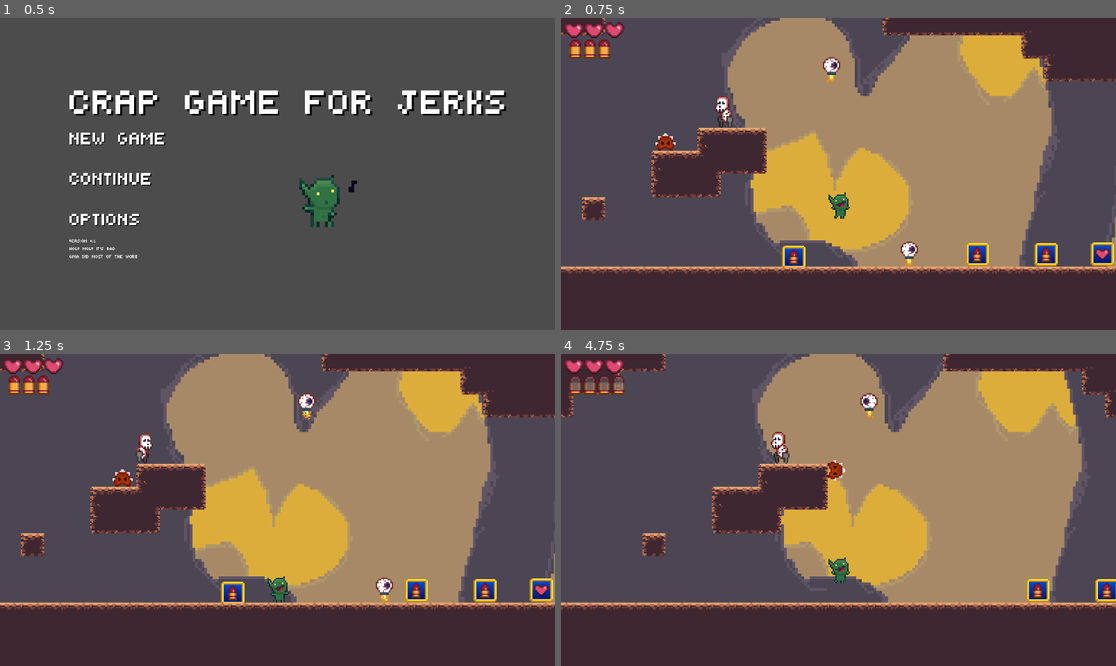
Above: before the commit, frames 1-4 (two rows, left to right).
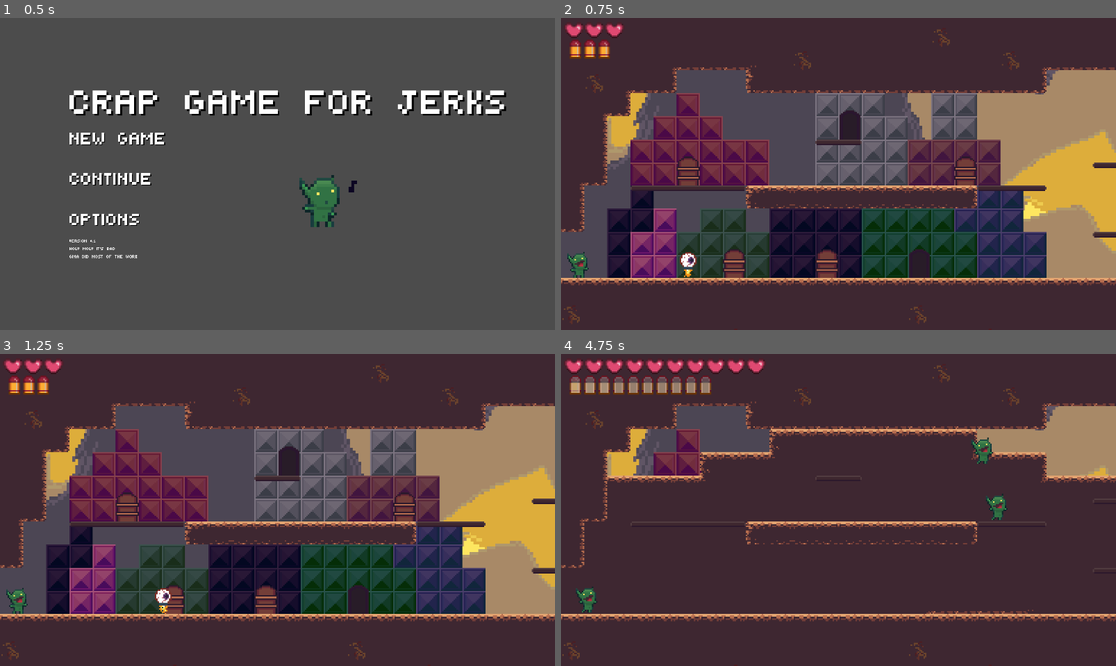
Above: after the commit, the same moments.

Repository: htimsekim/gobbo
Game: Godot game, scene res://src/title/titleMenu.tscn
The game is run twice, just before and just after one commit, with the same random seed, the same clock (stepped at 60 frames per second) and the same inputs.
Inputs (mouse positions are in pixels of both pictures, inside the frame that each line leads up to):
- Up to frame 1 (0.5 s): no input
- Up to frame 2 (0.75 s): click "new game" at 0.5 s
- Up to frame 3 (1.25 s): no input
- Up to frame 4 (4.75 s): move the mouse to (960, 494) at 1.27 s; hold Right (move_right) 1.28-2 s; hold S (crouch) 1.28-2 s; click (960, 494) at 1.42 s; tap Space (jump) at 1.52, 4.52 s; drag from (727, 525) to (838, 588) at 2.02 s; move the mouse to (894, 441) at 2.77 s; press the mouse at (894, 441) at 2.78 s; hold A (move_left) 2.78-3.5 s; release the mouse at (894, 441) at 3.5 s; drag from (810, 572) to (882, 453) at 3.52 s; move the mouse to (1005, 556) at 4.27 s; hold Right (move_right) from 4.28 s (still down); hold Right mouse button (shoot) from 4.28 s (still down)

Frame 1 is identical in both runs. In frame 2, 71% of the frame differs, in the area x 0-100%, y 0-98%; in frame 3, 71%; in frame 4, 72%.
Error in both runs: Invalid get index '0' (on base: 'Array'). (res://src/title/newGameButton.gd:11)

Commit message:
confirmsave

Diff:
--- a/src/Main/Global.gd
+++ b/src/Main/Global.gd
@@ -6,6 +6,9 @@
 var player
 var ui
 var earthquake_happened = [false, "-prequake", "-postquake"]
+var prevScene = null
+var prevprevScene = null
+var checkscene = ""
 
 func load_player():
 	var root = get_tree().get_root()
@@ -24,20 +27,56 @@
 	get_tree().call_group("projectile","queue_free")
 
 func _deferred_goto_scene(path, spawn: String):
-	current_scene.free() # It is now safe to remove the current scene
+	#prevScene = current_scene
+	#if prevprevScene != null:
+	checkscene = "res://src/levels/" + current_scene.name + ".tscn"
+	print(path)
 	var s = ResourceLoader.load(path) # Load the new scene.
-	current_scene = s.instance() # Instance the new scene.
-	get_tree().get_root().add_child(current_scene) # Add it to the active scene, as child of root.
-	#Optionally, to make it compatible with the SceneTree.change_scene() API.
-	get_tree().set_current_scene(current_scene)
+	print(path)
+	print(checkscene)
+
+
+	if path != checkscene:
+		current_scene = s.instance() # Instance the new scene.
+		if prevprevScene != null:
+			prevprevScene.queue_free()
+		get_tree().get_root().add_child(current_scene) # Add it to the active scene, as child of root.
+		#Optionally, to make it compatible with the SceneTree.change_scene() API.
+		get_tree().set_current_scene(current_scene)
+#	if prevprevScene != null and prevprevScene == current_scene:
+
+	#if get_tree().get_root().get_child(get_tree().get_root().get_child_count() - 3) != null:
+	#	prevScene = get_tree().get_root().get_child(get_tree().get_root().get_child_count() - 3)
+
+	#if prevScene != null and prevScene.name != "Global" and current_scene != null:
+	#	var test = prevScene.name
+	#	get_tree().get_root().get_child(get_tree().get_root().get_child_count() - 3).queue_free()
+	#	get_tree().get_root().add_child(current_scene) # Add it to the active scene, as child of root.
+		#Optionally, to make it compatible with the SceneTree.change_scene() API.
+	#	get_tree().set_current_scene(current_scene)
+	#elif prevScene == currScene and currScene.name != "Global":
+	#	get_tree().get_root().add_child(currScene) # Add it to the active scene, as child of root.
+		#Optionally, to make it compatible with the SceneTree.change_scene() API.
+	#	get_tree().set_current_scene(currScene)
+	prevprevScene = prevScene
+	#elif current_scene == currScene and currScene.name != "Global":
+		#get_tree().get_root().add_child(currScene) # Add it to the active scene, as child of root.
+		#Optionally, to make it compatible with the SceneTree.change_scene() API.
+		#get_tree().set_current_scene(currScene)
+	#	currScene.visible = true
+
+
 
 	camera = current_scene.get_node("level/Camera2D")
 	player.position = current_scene.get_node(str(spawn)).position #set plyr spawn
 	camera.position = current_scene.get_node(str(spawn)).position #set camera spawn
+#	currScene.visible = true
+	#prevScene = get_tree().get_root().get_child(get_tree().get_root().get_child_count() - 3)
+#	if prevScene != null and prevScene.name != "Global":
+#		prevScene.queue_free()
 
 func _process(_delta):
 	if Input.is_action_pressed("menu"):
 		var confirm = load("res://src/UI/saveConfirm.tscn").instance()
 		self.add_child(confirm)
-	#	confirm.offset = camera.position
 		get_tree().paused = true
--- a/src/Objects/camera.gd
+++ b/src/Objects/camera.gd
@@ -3,8 +3,6 @@
 func _ready():
 	var map_limits = get_node("../tilemaps/limits").get_used_cells()
 	var map_cellsize = get_node("../tilemaps/limits").cell_size
-	print(map_limits)
-
 
 	limit_left = map_limits[0].x * map_cellsize.x
 	limit_right = map_limits.back().x * map_cellsize.x
@@ -15,7 +13,6 @@
 	var cambot = limit_bottom
 	var camleft = limit_left
 	var camright = limit_right
-	print("map ", max(24,abs(camleft-camright)/16), " x ", max(14,(abs(camtop-cambot)+16)/16))
 
 	if abs(camtop - cambot) <= 224:
 		limit_bottom = ((camtop + cambot)/2) + 108
--- /dev/null
+++ b/src/UI/saveConfirm.gd
@@ -0,0 +1,17 @@
+extends CanvasLayer
+
+onready var conChoice = ""
+
+func _process(_delta):
+	if Input.is_action_pressed("move_left"):
+		conChoice = "Yes"
+		get_node("NinePatchRect/VBoxContainer/HBoxContainer/Sprite").position = Vector2(105,70)
+	if Input.is_action_pressed("move_right"):
+		conChoice = "No"
+		get_node("NinePatchRect/VBoxContainer/HBoxContainer/Sprite").position = Vector2(410,70)
+	if Input.is_action_pressed("up"):
+		if conChoice == "No":
+			queue_free()
+		if conChoice == "Yes":
+			print("saving")
+			queue_free()
--- a/src/UI/saveConfirm.tscn
+++ b/src/UI/saveConfirm.tscn
@@ -1,11 +1,26 @@
-[gd_scene load_steps=3 format=2]
+[gd_scene load_steps=7 format=2]
 
 [ext_resource path="res://assets/art/ui/animated-cursor-arrow.png" type="Texture" id=1]
 [ext_resource path="res://assets/art/ui/dialogbox.png" type="Texture" id=2]
+[ext_resource path="res://assets/font/monstertown.ttf" type="DynamicFontData" id=3]
+[ext_resource path="res://src/UI/saveConfirm.gd" type="Script" id=4]
 
-[node name="NinePatchRect" type="NinePatchRect"]
-margin_right = 200.0
-margin_bottom = 100.0
+[sub_resource type="DynamicFont" id=1]
+size = 128
+font_data = ExtResource( 3 )
+
+[sub_resource type="DynamicFont" id=2]
+size = 128
+font_data = ExtResource( 3 )
+
+[node name="saveConfirm" type="CanvasLayer"]
+script = ExtResource( 4 )
+
+[node name="NinePatchRect" type="NinePatchRect" parent="."]
+margin_left = 636.934
+margin_top = 213.99
+margin_right = 1336.93
+margin_bottom = 813.99
 texture = ExtResource( 2 )
 patch_margin_left = 16
 patch_margin_top = 16
@@ -15,29 +30,56 @@
 "_edit_use_anchors_": false
 }
 
-[node name="VBoxContainer" type="VBoxContainer" parent="."]
+[node name="VBoxContainer" type="VBoxContainer" parent="NinePatchRect"]
 margin_left = 24.0
-margin_top = 24.0
-margin_right = 176.0
-margin_bottom = 76.0
-
-[node name="Label" type="Label" parent="VBoxContainer"]
-margin_right = 152.0
-margin_bottom = 14.0
-
-[node name="HBoxContainer" type="HBoxContainer" parent="VBoxContainer"]
-margin_top = 18.0
-margin_right = 152.0
-margin_bottom = 32.0
-
-[node name="Sprite" type="Sprite" parent="VBoxContainer/HBoxContainer"]
-position = Vector2( 0, -18 )
-texture = ExtResource( 1 )
-hframes = 8
-frame = 6
-
-[node name="Label" type="Label" parent="VBoxContainer/HBoxContainer"]
-margin_bottom = 14.0
+margin_top = 49.0
+margin_right = 680.0
+margin_bottom = 299.0
 __meta__ = {
 "_edit_use_anchors_": false
 }
+
+[node name="Label" type="Label" parent="NinePatchRect/VBoxContainer"]
+anchor_top = 0.156
+anchor_bottom = 0.156
+margin_right = 656.0
+margin_bottom = 94.0
+custom_fonts/font = SubResource( 1 )
+text = "Do you want save?"
+
+[node name="HBoxContainer" type="HBoxContainer" parent="NinePatchRect/VBoxContainer"]
+anchor_top = 0.736
+anchor_bottom = 0.736
+margin_top = 98.0
+margin_right = 656.0
+margin_bottom = 192.0
+custom_constants/separation = 200
+alignment = 1
+
+[node name="Sprite" type="Sprite" parent="NinePatchRect/VBoxContainer/HBoxContainer"]
+position = Vector2( 410, 70 )
+scale = Vector2( 5, 5 )
+texture = ExtResource( 1 )
+hframes = 8
+frame = 7
+
+[node name="Label" type="Label" parent="NinePatchRect/VBoxContainer/HBoxContainer"]
+margin_left = 132.0
+margin_right = 244.0
+margin_bottom = 94.0
+custom_fonts/font = SubResource( 2 )
+text = "Yes"
+__meta__ = {
+"_edit_use_anchors_": false
+}
+
+[node name="Label2" type="Label" parent="NinePatchRect/VBoxContainer/HBoxContainer"]
+margin_left = 444.0
+margin_right = 524.0
+margin_bottom = 94.0
+custom_fonts/font = SubResource( 2 )
+text = "No"
+align = 2
+__meta__ = {
+"_edit_use_anchors_": false
+}
--- a/src/levels/gobtown-prequake.tscn
+++ b/src/levels/gobtown-prequake.tscn
@@ -6,6 +6,7 @@
 [ext_resource path="res://assets/art/backgrounds/cavebg_m.png" type="Texture" id=4]
 [ext_resource path="res://assets/art/backgrounds/cavebg_f.png" type="Texture" id=5]
 [ext_resource path="res://src/Objects/ChangeStage.tscn" type="PackedScene" id=6]
+[ext_resource path="res://src/Objects/enemyoculon.tscn" type="PackedScene" id=7]
 
 [node name="gobtown" type="Node2D"]
 
@@ -88,4 +89,7 @@
 region_enabled = true
 region_rect = Rect2( 0, 0, 960, 180 )
 
+[node name="Oculon" parent="level" instance=ExtResource( 7 )]
+position = Vector2( -208.28, 103.244 )
+
 [editable path="level"]
--- a/src/title/newGameButton.gd
+++ b/src/title/newGameButton.gd
@@ -1,7 +1,7 @@
 extends Button
 
-const levelResource = "res://src/levels/demo.tscn"
-#const levelResource = "res://src/levels/gobtown-prequake.tscn"
+#const levelResource = "res://src/levels/demo.tscn"
+const levelResource = "res://src/levels/gobtown-prequake.tscn"
 var username
 
 func _ready():
Not shown: 1 places in src/levels/gobtown-prequake.tscn that only renumber resources
